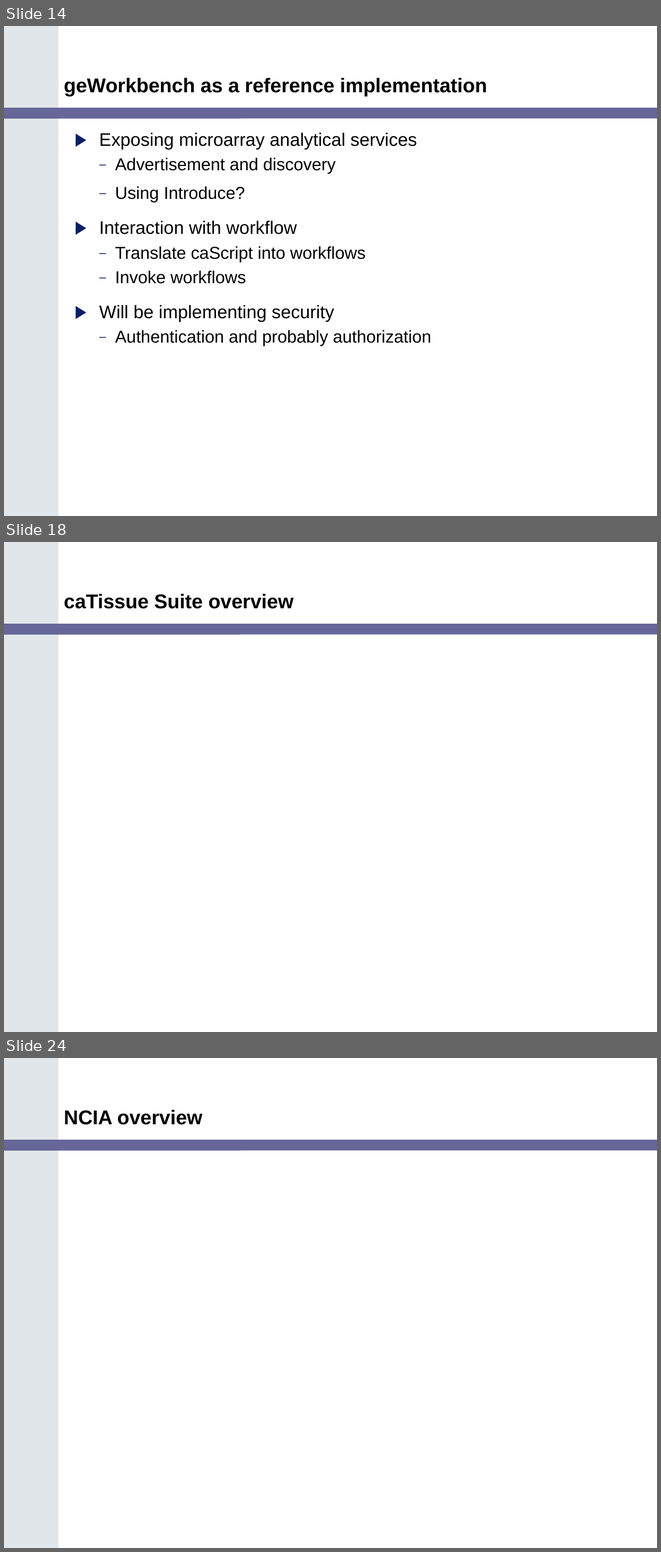
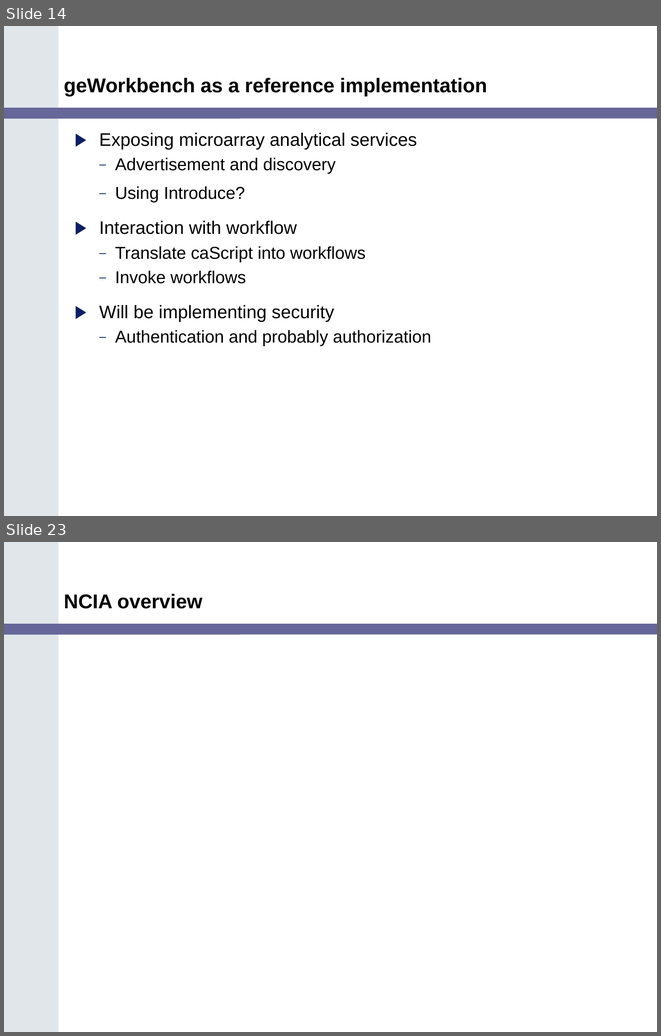
Before and after one commit to NCIP/cagrid-docs, a slide deck: presentations/200607_VCDE_ARCH/Ref_Impl_Arch_VCDE_2006_07.ppt. Shown one above the other, each under a label of ours: slides 14, 18 and 24 before the commit, slides 14 and 23 after it; the slides between them are not shown. The pictures are 661x1552 and 661x1036 pixels, drawn with LibreOffice and Linux fonts; fonts in the diff are those of the drawing; background and template pictures are left out. Boxes give left, top, right and bottom in pixels: in the first picture for what was removed or moved away, otherwise in the second. Text is boxed around its words. In the diff, an @@ line names an element or a change of style, - is before the commit and + after.

```diff
--- a/presentations/200607_VCDE_ARCH/Ref_Impl_Arch_VCDE_2006_07.ppt
+++ b/presentations/200607_VCDE_ARCH/Ref_Impl_Arch_VCDE_2006_07.ppt
@@ slide 18 removed at (x1=4, y1=542, x2=657, y2=1032), background #FFFFFF; not listed: 2 template elements that a slide beside it also shows @@
@@ title removed at (x1=64, y1=593, x2=294, y2=609) @@
-caTissue Suite overview
@@ what was slide 24 is now slide 23 @@
```
Also in this commit, not shown: 8 slides changed, 7 slides added, 4 other slides removed.
